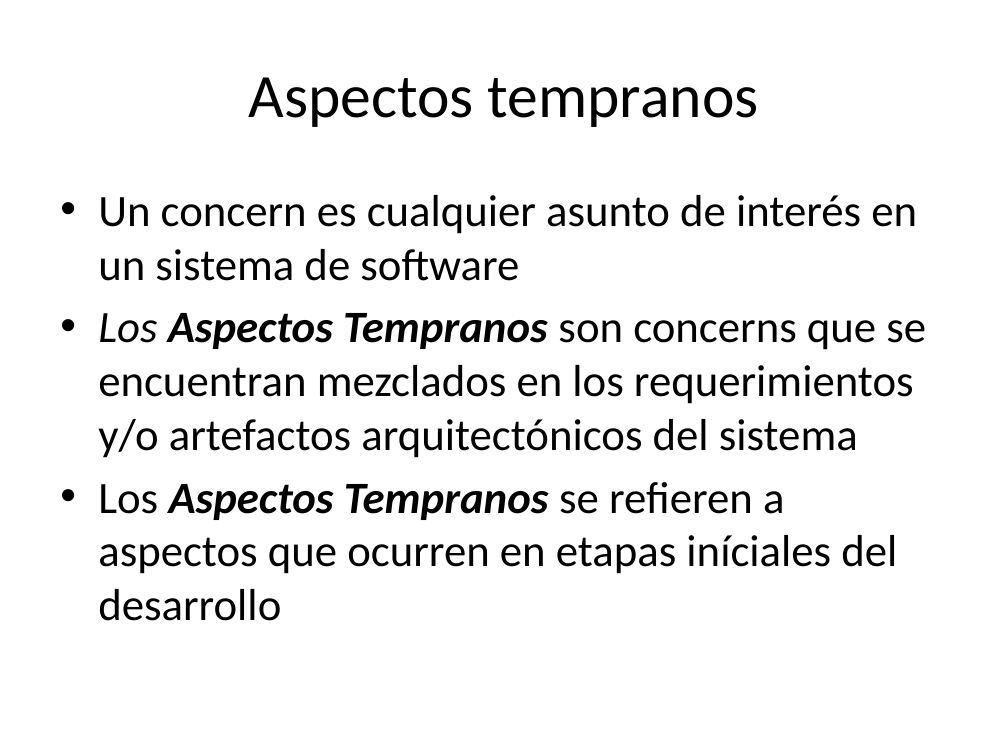
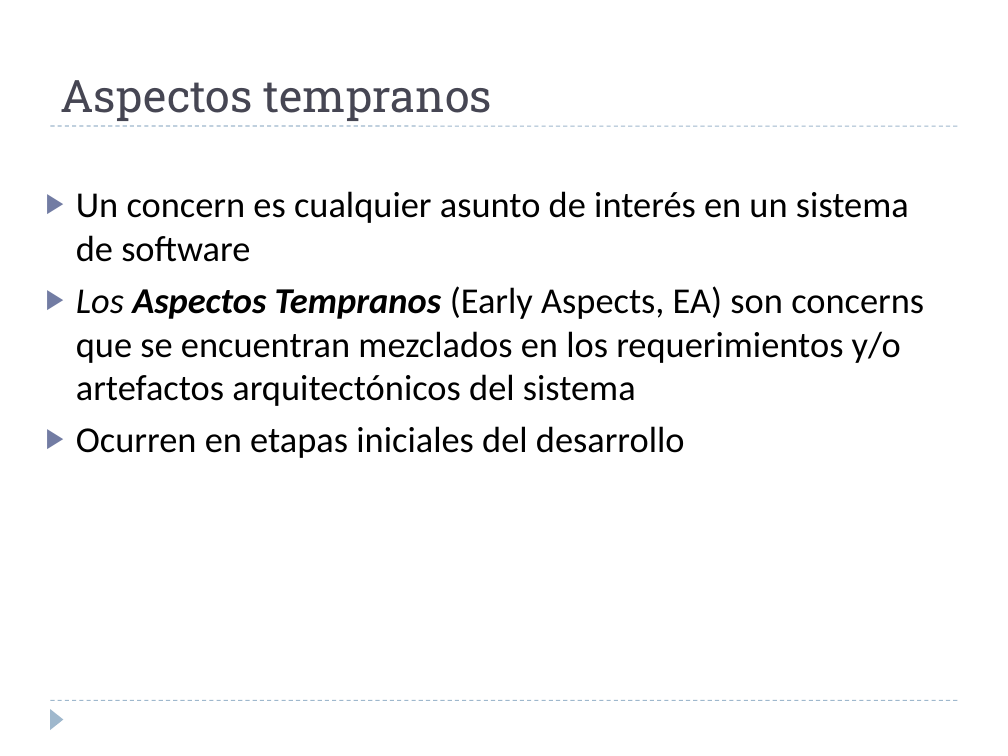
Before and after one commit to alejandrorago/qatesis2, a slide deck: slide 7 of Capitulos Finales/filiminasPeladas.pptx (slide 6 before the commit). Drawn at 1008x756 pixels with LibreOffice and Linux fonts; fonts in the diff are those of the drawing. Boxes give left, top, right and bottom in pixels: in the first picture for what was removed or moved away, otherwise in the second. Text is boxed around its words. In the diff, an @@ line names an element or a change of style, - is before the commit and + after.

```diff
--- a/Capitulos Finales/filiminasPeladas.pptx
+++ b/Capitulos Finales/filiminasPeladas.pptx
@@ title "Aspectos tempranos": place and size @@
-title "Aspectos tempranos" at (249, 77, 759, 127)
+title "Aspectos tempranos" at (60, 80, 492, 121)
@@ title "Aspectos tempranos" at (60, 80, 492, 121): size 44 to 32 pt, font Calibri to Roboto Slab, text colour #000000 to #464653; alignment centre to left; vertical alignment middle to bottom @@
@@ line added from (50, 126) to (958, 126), #9FB8CD 0.75 pt dashed @@
@@ text "Un concern es cualquier asunto ...": place and size @@
-text "Un concern es cualquier asunto ..." at (98, 195, 926, 621)
+text "Un concern es cualquier asunto ..." at (76, 191, 924, 458)
@@ text at (76, 191, 909, 262): size 32 to 26 pt in "Un concern es cualquier asunto de interés ..."; bullet • to ▶ @@
@@ text at (76, 286, 924, 458): text changed; size 32 to 26 pt @@
-• Los Aspectos Tempranos son concerns que se encuentran mezclados en los requerimientos y/o artefactos arquitectónicos del sistema
-• Los Aspectos Tempranos se refieren a aspectos que ocurren en etapas iníciales del desarrollo
+▶ Los Aspectos Tempranos (Early Aspects, EA) son concerns que se encuentran mezclados en los requerimientos y/o artefactos arquitectónicos del sistema
+▶ Ocurren en etapas iniciales del desarrollo
@@ line added from (50, 701) to (958, 701), #9FB8CD 0.75 pt dashed @@
@@ triangle added at (50, 709, 64, 730), fill #9FB8CD @@
```
Also in this commit, not shown: 23 other slides changed, 1 slide added.
